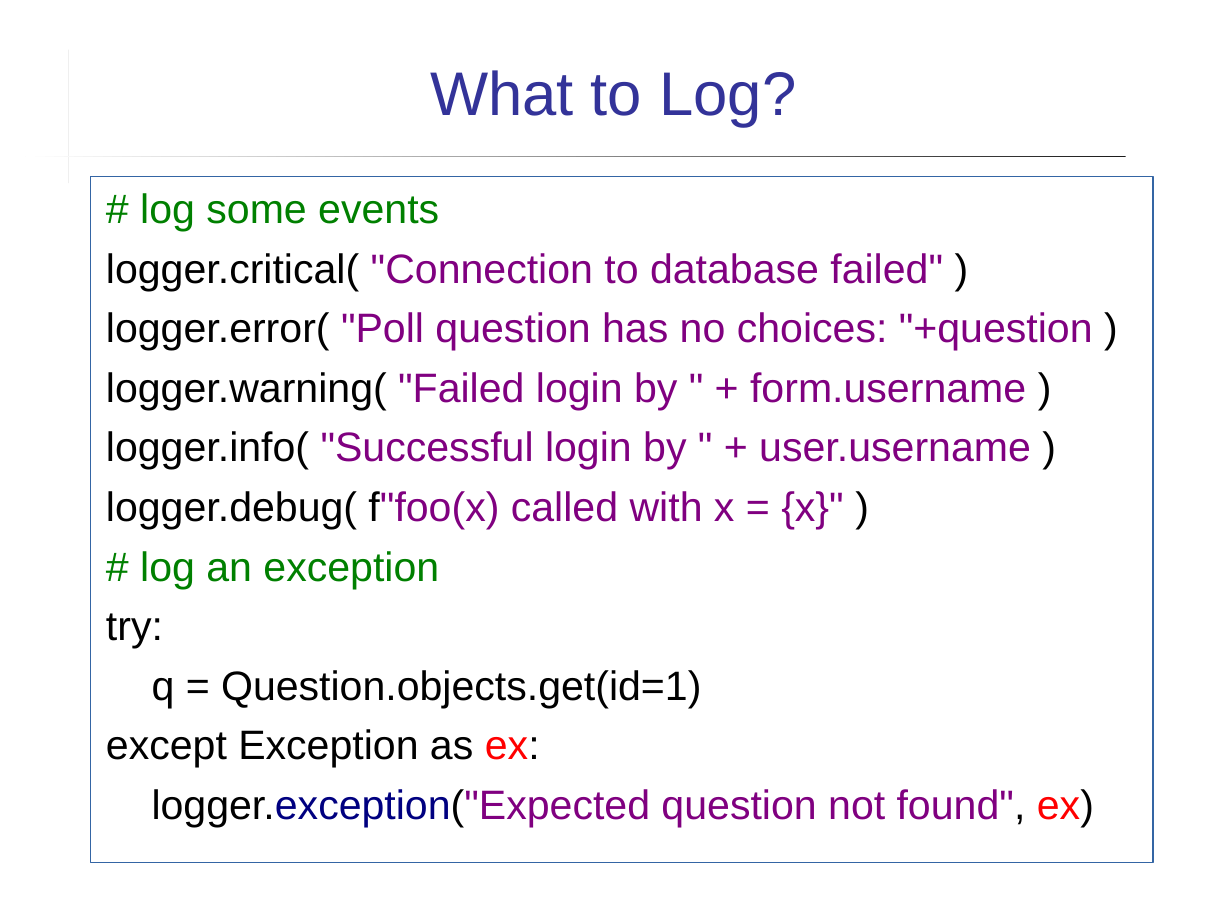
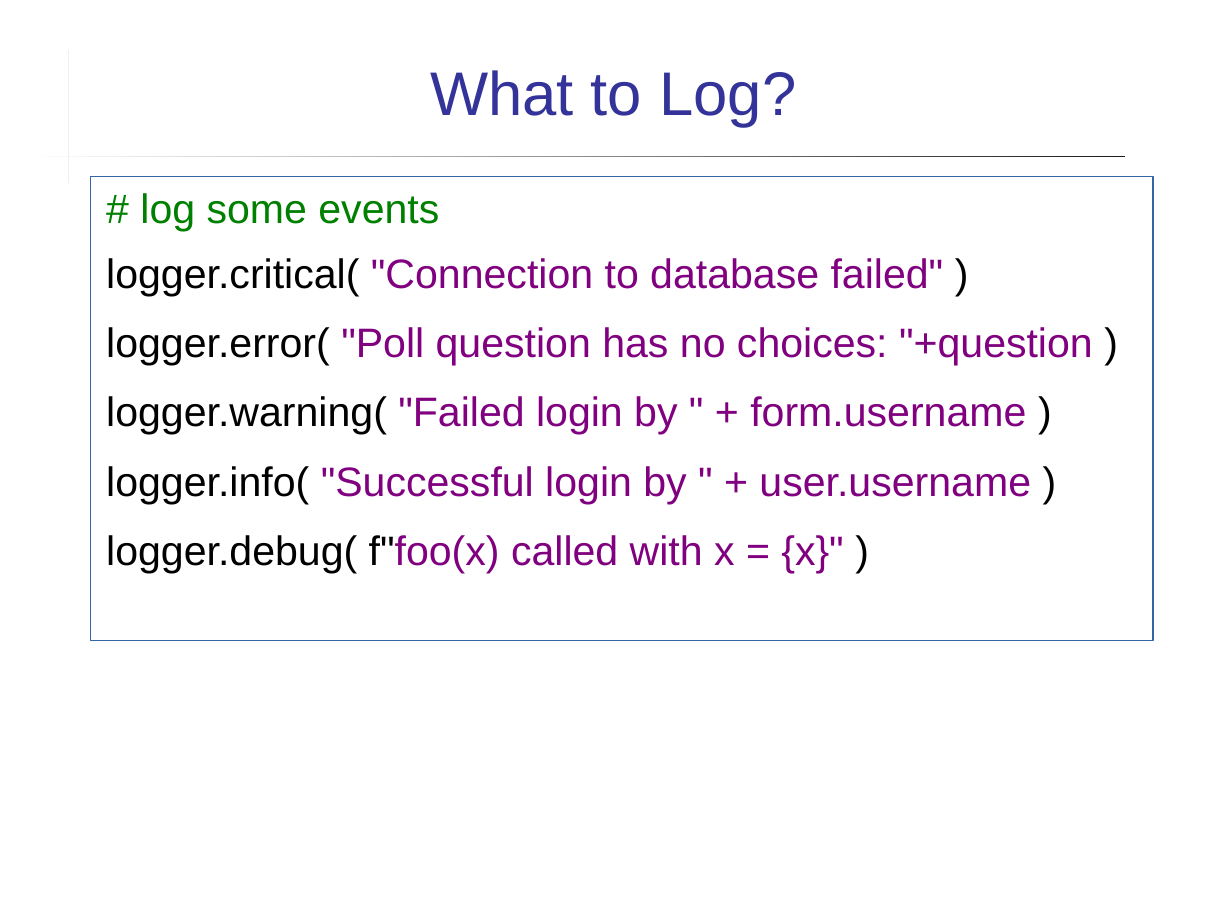
Before and after one commit to cpske/ISP, a slide deck: slide 12 of logging/Logging.ppt (slide 11 before the commit). Drawn at 1232x924 pixels with LibreOffice and Linux fonts; fonts in the diff are those of the drawing. Boxes give left, top, right and bottom in pixels: in the first picture for what was removed or moved away, otherwise in the second. Text is boxed around its words. In the diff, an @@ line names an element or a change of style, - is before the commit and + after.

```diff
--- a/logging/Logging.ppt
+++ b/logging/Logging.ppt
@@ text "# log some events": place and size @@
-text "# log some events" at [91,176,1153,862]
+text "# log some events" at [91,176,1153,641]
@@ text "# log some events" at [91,176,1153,641]: text colour #800080 to #000000 in "f"foo(x)"; more space between paragraphs @@
@@ text at [106,551,1094,827]: paragraphs removed @@
-# log an exception
-try:
-q = Question.objects.get(id=1)
-except Exception as ex:
-logger.exception("Expected question not found", ex)
```
Also in this commit, not shown: 10 other slides changed, 4 slides added, 13 other files.
